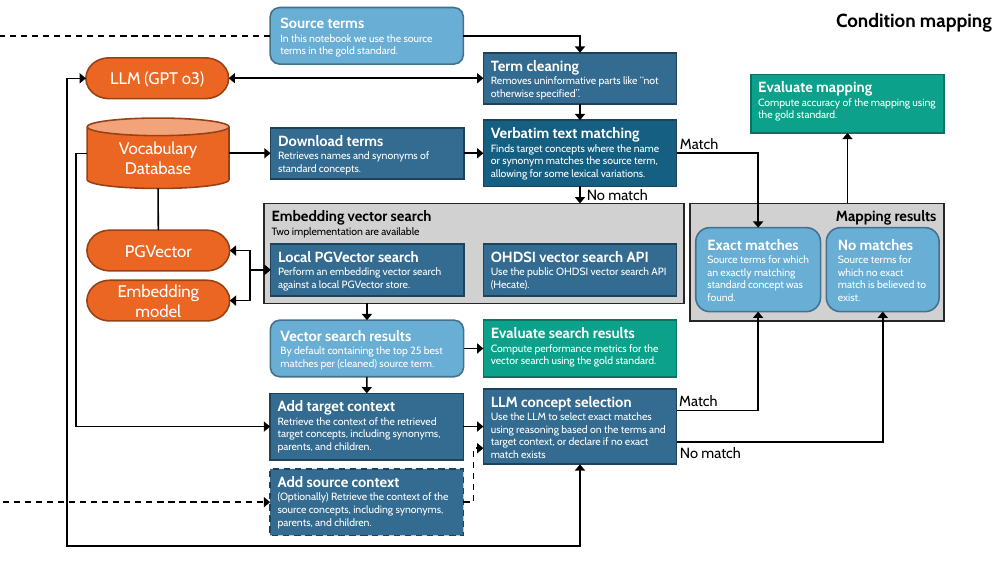
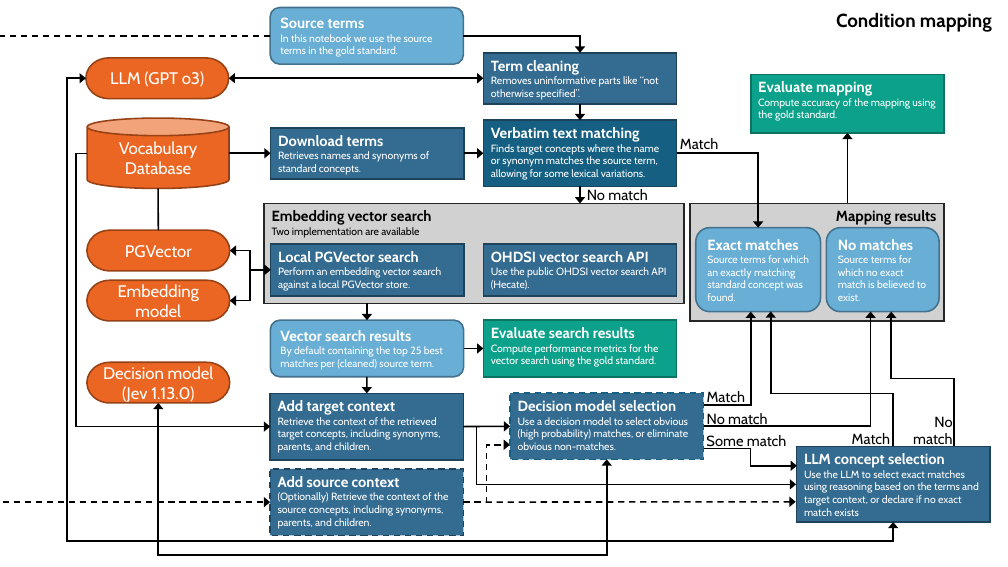
Before and after one commit to OHDSI/Ariadne, a slide deck: slide 1 of docs/assets/AriadneDiagram.pptx. Drawn at 1008x567 pixels with LibreOffice and Linux fonts; fonts in the diff are those of the drawing. Boxes give left, top, right and bottom in pixels: in the first picture for what was removed or moved away, otherwise in the second. Text is boxed around its words. In the diff, an @@ line names an element or a change of style, - is before the commit and + after.

Commit message:
Adding decision model mapping

```diff
--- a/docs/assets/AriadneDiagram.pptx
+++ b/docs/assets/AriadneDiagram.pptx
@@ elbow double arrow moved from (580, 464) - (86, 79) to (894, 522) - (86, 79) @@
@@ elbow arrow moved from (677, 442) - (883, 312) to (703, 426) - (871, 312) @@
@@ elbow arrow moved from (677, 411) - (758, 312) to (703, 405) - (751, 312) @@
@@ elbow arrow added from (894, 446) to (771, 312), #000000 1.5 pt @@
@@ elbow arrow added from (954, 446) to (892, 312), #000000 1.5 pt @@
@@ pill shape added at <box>87,362,230,403</box>, fill #EB6622, outline #974216 1.5 pt, 16 pt, text #FFFFFF @@
+Decision model (Jev 1.13.0)
@@ text "Match" rewrapped from <box>679,395,717,406</box> to <box>707,391,745,406</box> @@
@@ elbow double arrow added from (607, 460) to (158, 403), #000000 1.5 pt @@
@@ rectangle added at <box>510,393,704,460</box>, fill #336B91, outline #156082 1.5 pt dashed, 10 pt, text #FFFFFF @@
+Decision model selection
+Use a decision model to select obvious (high probability) matches, or eliminate obvious non-matches.
@@ text "No match": place and size @@
-text "No match" at <box>680,447,740,458</box>
+text "No match" at <box>707,413,767,427</box>
@@ text added at <box>913,416,952,448</box>, 14 pt, text #000000 @@
+No
+match
@@ elbow arrow moved from (464, 502) - (483, 448) to (464, 502) - (510, 445) @@
@@ arrow moved from (464, 426) - (483, 426) to (464, 426) - (510, 426) @@
@@ elbow arrow added from (464, 426) to (796, 485), #000000 1.5 pt @@
@@ elbow arrow added from (704, 448) to (797, 466), #000000 1.5 pt @@
@@ text added at <box>706,435,786,450</box>, 14 pt, text #000000 @@
+Some match
@@ rectangle "LLM concept selection": place and size @@
-rectangle "LLM concept selection" at <box>483,389,677,464</box>
+rectangle "LLM concept selection" at <box>797,446,991,522</box>
@@ text added at <box>852,433,890,448</box>, 14 pt, text #000000 @@
+Match
@@ arrow added from (464, 502) to (796, 502), #000000 1.5 pt dashed @@
```
Also in this commit, not shown: 15 other files.
